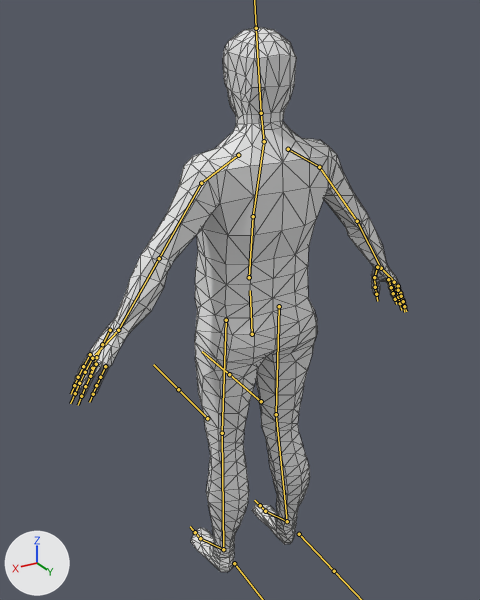
Renders of the FBX model RPG/Assets/Models/Characters/HumanMale.fbx from each side of a commit.
One viewpoint serves both versions: a 50 mm camera at (0.994, 1.581, 1.778) aimed at (0.011, -0.058, 0.958). The axes (+X, +Y, +Z) are drawn at lower left. The lights are the same throughout. The bones that bend it are drawn over the model as lines. Mesh edges are drawn as thin lines.

Names of what the first picture shows: 'Human.Male'.
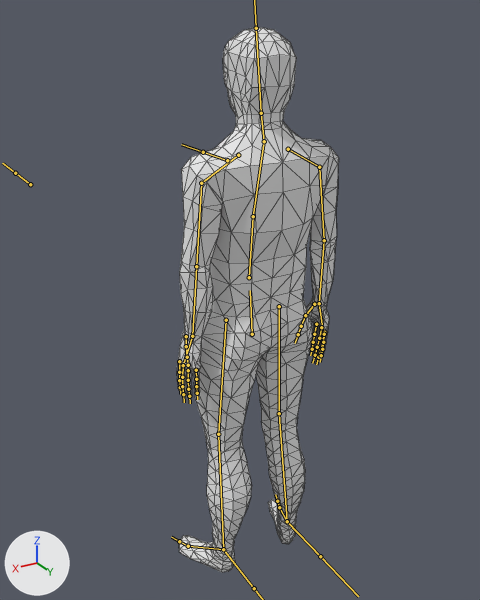
The newer file adds an action. The first version stands in its rest pose; the second is drawn at frame 1 of the action 'Armature|PalmRight'.

Boxes (x1, y1, x2, y2) around the edits, measured in the pictures (480 x 600 px):
'Human.Male', posed (51% narrower): before (74, 27, 406, 572); after (177, 27, 339, 572)
bone 'UpArm.Left', root to tip: before (201, 183) to (159, 258); after (201, 183) to (196, 266)
bone 'UpArm.Right', root to tip: before (319, 167) to (357, 221); after (319, 167) to (324, 240)
bone 'UpLeg.Left', root to tip: before (226, 320) to (222, 433); after (226, 320) to (218, 434)
bone 'UpLeg.Right', root to tip: before (279, 306) to (276, 414); after (279, 306) to (279, 413)

What the commit changed:
Bone 'UpArm.Left' (bone_uparm_left) turns from (0, 0, 0) to (2, 2, -32) degrees about its own x, y and z.
Bone 'UpArm.Right' (bone_uparm_right) turns from (0, 0, 0) to (2, -2, 32) degrees about its own x, y and z.
Bone 'UpLeg.Left' (bone_upleg_left) turns from (0, 0, 0) to (0, -21, 2) degrees about its own x, y and z.
Bone 'UpLeg.Right' (bone_upleg_right) turns from (0, 0, 0) to (0, 21, -2) degrees about its own x, y and z.
